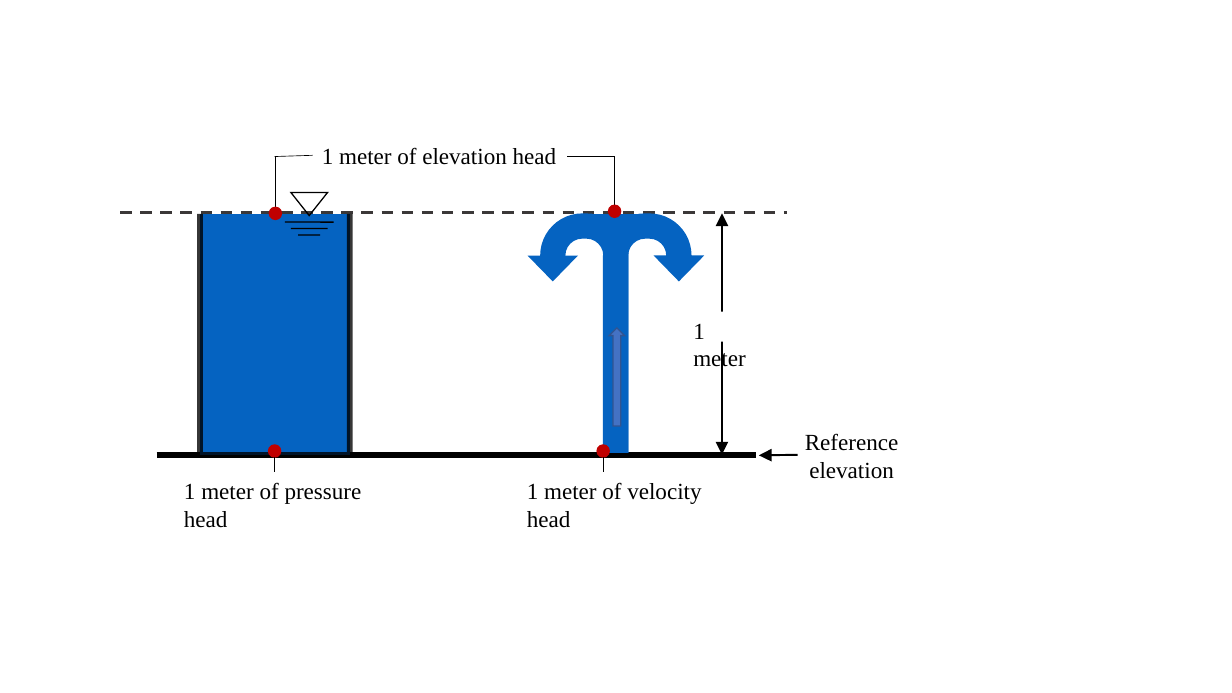
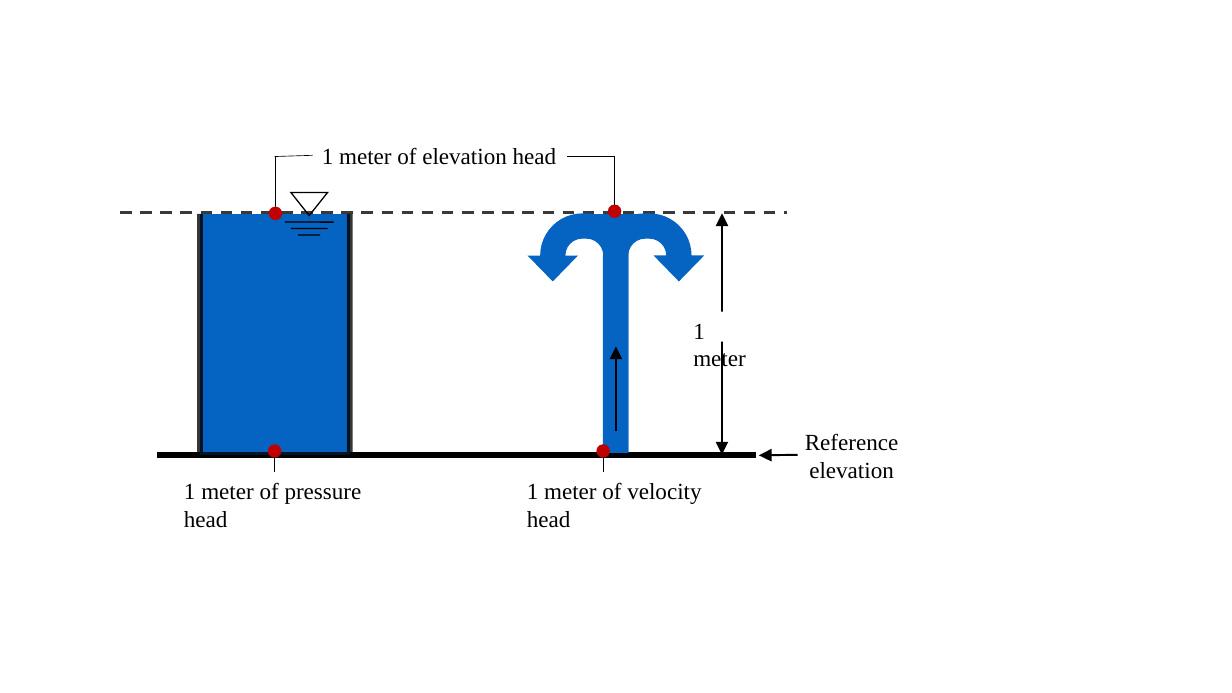
Before and after one commit to CEE-4540/python-tutorial-juandirection, a slide deck: slide 1 of AguaClara Water Treatment Plant Design/Summary Sheets/Diagrams.pptx. Drawn at 1232x693 pixels with LibreOffice and Linux fonts; fonts in the diff are those of the drawing. Boxes give left, top, right and bottom in pixels: in the first picture for what was removed or moved away, otherwise in the second. Text is boxed around its words. In the diff, an @@ line names an element or a change of style, - is before the commit and + after.

```diff
--- a/AguaClara Water Treatment Plant Design/Summary Sheets/Diagrams.pptx
+++ b/AguaClara Water Treatment Plant Design/Summary Sheets/Diagrams.pptx
@@ up arrow removed at [609,328,625,426] @@
@@ arrow added from (616, 432) to (616, 347), #000000 1.5 pt @@
```
Also in this commit, not shown: 1 other slide changed, 1 slide added, 2 slides removed, 2 other files.
